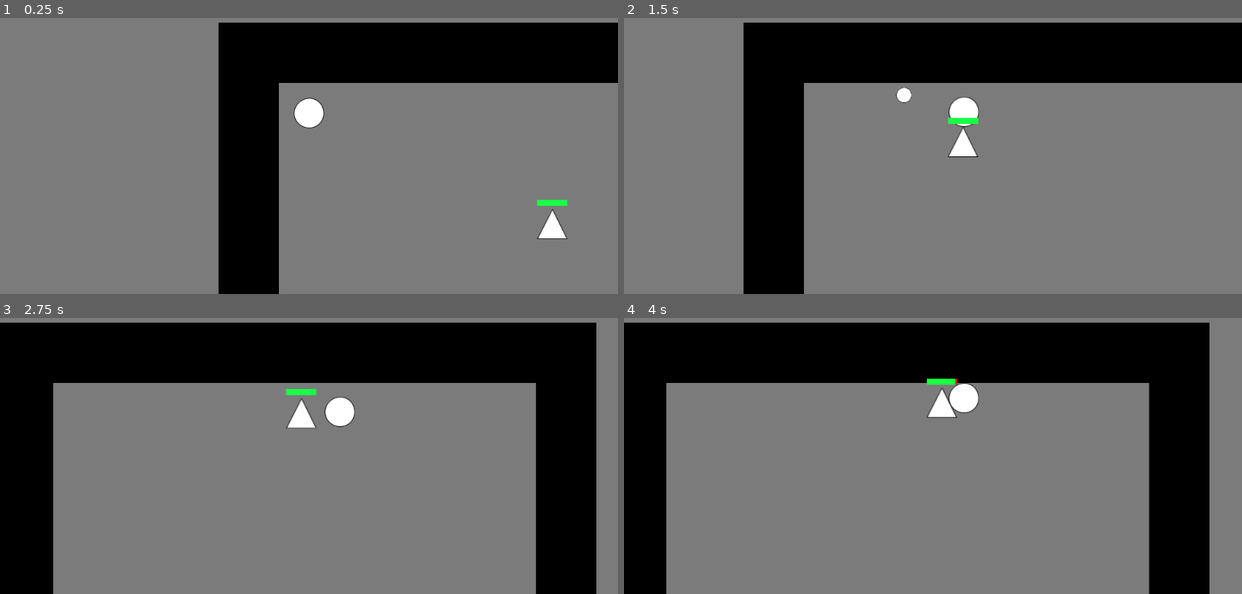
Above: before the commit, frames 1-4 (two rows, left to right).
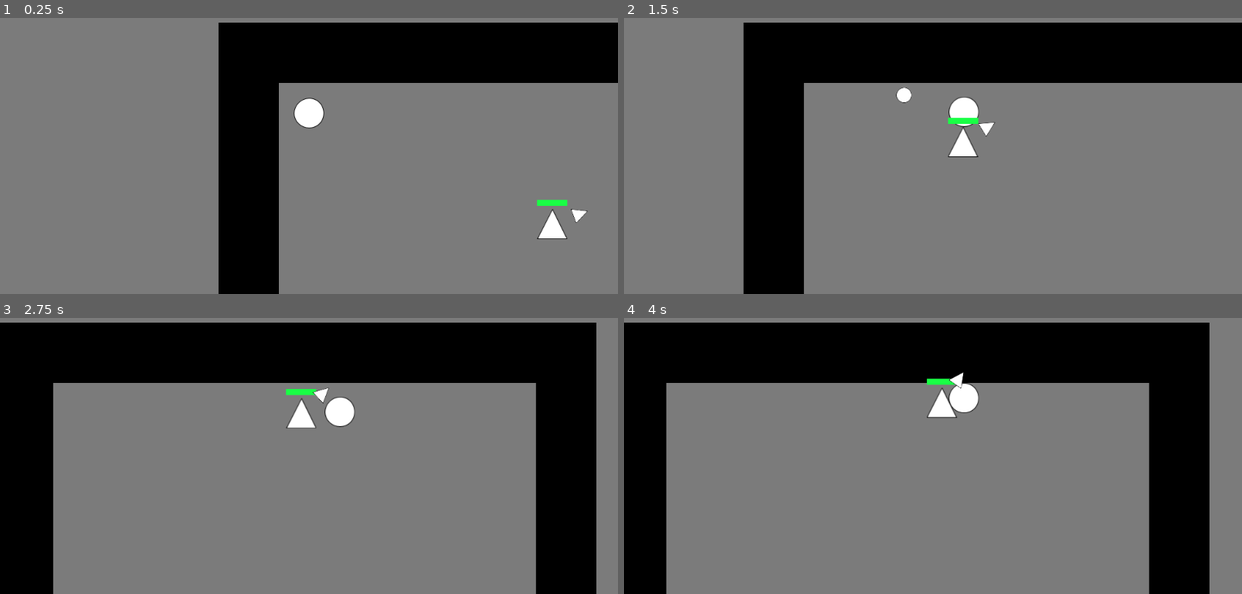
Above: after the commit, the same moments.

Repository: ComradeSparklePony/Slay-the-Triangles
Game: Godot game, scene res://town.tscn
Same seed, same stepped clock (60 frames per second), same inputs: the game is played once before the commit and once after it. The project has no main scene, so this scene is started directly.
Inputs (mouse positions are in pixels of both pictures, inside the frame that each line leads up to):
- Up to frame 1 (0.25 s): no input
- Up to frame 2 (1.5 s): move the mouse to (1068, 95) at 0.52 s; press the mouse at (1068, 95) at 0.53 s; hold Right (ui_right) 0.53-1.28 s; move the mouse to (809, 131) at 1.27 s; release the mouse at (809, 131) at 1.28 s; hold Down (ui_down) from 1.28 s (still down); click (809, 131) at 1.35 s
- Up to frame 3 (2.75 s): move the mouse to (370, 334) at 2.02 s; release Down (ui_down) at 2.03 s; press the mouse at (370, 334) at 2.03 s; hold Right (ui_right) from 2.03 s (still down)
- Up to frame 4 (4 s): move the mouse to (902, 486) at 2.77 s; release Right (ui_right) at 2.78 s; release the mouse at (902, 486) at 2.78 s; hold Up (ui_up) 2.78-3.53 s; click (902, 486) at 2.85 s; move the mouse to (1118, 467) at 3.52 s; press the mouse at (1118, 467) at 3.53 s; hold Left (ui_left) from 3.53 s (still down)

The runs differ from the first frame. In frame 1, less than 0.1% of the frame differs, in the area x 92-96%, y 69-75%; in frame 2, less than 0.1%; in frame 3, less than 0.1%; in frame 4, less than 0.1%, in the area x 52-55%, y 19-26%.

Commit message:
created enemy weapon, not done
started work. still need to implement damage

Diff:
--- /dev/null
+++ b/enemy-weapon.gd
@@ -0,0 +1,6 @@
+extends Area2D
+
+export (int) var ROT_SPEED
+
+func _process(delta):
+	rotate(0.01 * ROT_SPEED)
--- /dev/null
+++ b/enemy-weapon.tscn
@@ -0,0 +1,32 @@
+[gd_scene load_steps=4 format=2]
+
+[ext_resource path="res://enemy-weapon.gd" type="Script" id=1]
+[ext_resource path="res://assets/white_tri_50px.png" type="Texture" id=2]
+
+[sub_resource type="ConvexPolygonShape2D" id=1]
+
+custom_solver_bias = 0.0
+points = PoolVector2Array( 0, -62.5, 12.5, -37.5, -12.5, -37.5 )
+
+[node name="enemy-weapon" type="Area2D"]
+
+input_pickable = true
+gravity_vec = Vector2( 0, 1 )
+gravity = 98.0
+linear_damp = 0.1
+angular_damp = 1.0
+audio_bus_override = false
+audio_bus_name = "Master"
+script = ExtResource( 1 )
+ROT_SPEED = 50
+
+[node name="Sprite" type="Sprite" parent="." index="0"]
+
+position = Vector2( 0, -50 )
+scale = Vector2( 0.5, 0.5 )
+texture = ExtResource( 2 )
+_sections_unfolded = [ "Transform" ]
+
+[node name="CollisionShape2D" type="CollisionShape2D" parent="." index="1"]
+
+shape = SubResource( 1 )
--- a/enemy.tscn
+++ b/enemy.tscn
@@ -1,9 +1,10 @@
-[gd_scene load_steps=6 format=2]
+[gd_scene load_steps=7 format=2]
 
 [ext_resource path="res://enemy.gd" type="Script" id=1]
 [ext_resource path="res://assets/white_tri_50px.png" type="Texture" id=2]
 [ext_resource path="res://assets/red_rect_50x10px.png" type="Texture" id=3]
 [ext_resource path="res://assets/green_rect_50x10px.png" type="Texture" id=4]
+[ext_resource path="res://enemy-weapon.tscn" type="PackedScene" id=5]
 
 [sub_resource type="ConvexPolygonShape2D" id=1]
 
@@ -74,4 +75,6 @@
 nine_patch_stretch = false
 _sections_unfolded = [ "Rect", "Textures" ]
 
+[node name="enemy-weapon" parent="." index="4" instance=ExtResource( 5 )]
+
 [connection signal="area_entered" from="Area2D" to="." method="_on_Area2D_area_entered"]
